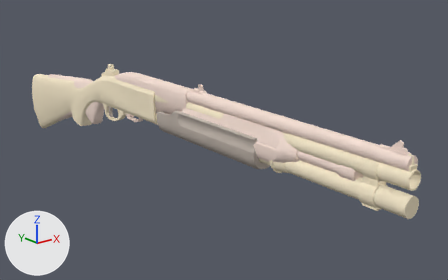
The Blender file fucker nuts/870 decompiled/w_870/w_870.blend as it was, and as the next commit left it.
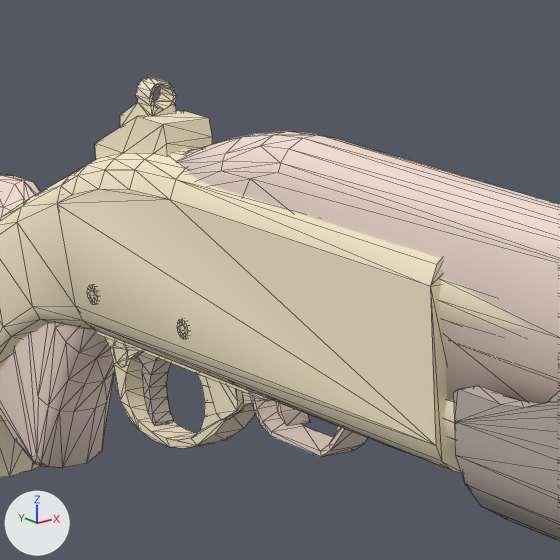
Old and new are each drawn whole from a camera (50 mm lens) standing at (-21.6, -39.7, 13.3) and looking at (3.5, -8.3, 0.7) and again close up on the part from 19% to 39% of the width and 18% to 49% of the height. The axes (+X, +Y, +Z) are drawn at lower left. The lights are the same throughout. The close-ups show mesh edges as thin lines.

The first close-up shows '870', 'w_bekas'.
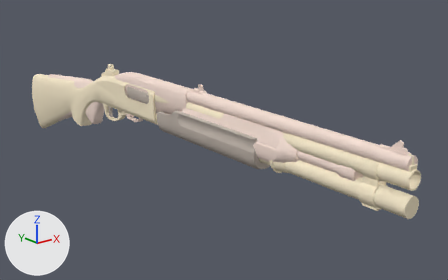
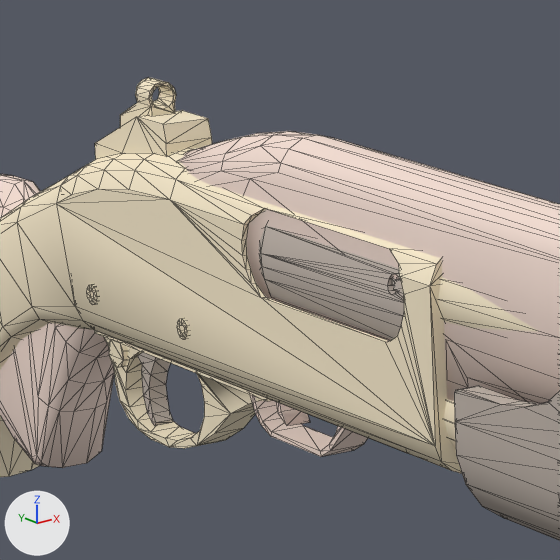
Location of each change, (x1, y1, x2, y2) in pixels of the close-ups (560 x 560 px; the box of a moved part takes in the faces that stretch with it):
part 1 of me_870, moved or reshaped: (0, 77, 560, 538) in both

What changed in the scene script:
```text
Change me_870:
    where me_870.from_pydata(...)  # 1348 vertices, 2519 faces; spans x -0.8..1.0, y -25.5..14.6, z -3.0..5.0
    used by ob_870; location = (0.0, 0.0, 0.0)
    me_870 part 1: the whole mesh is mirrored in x about its middle
```
